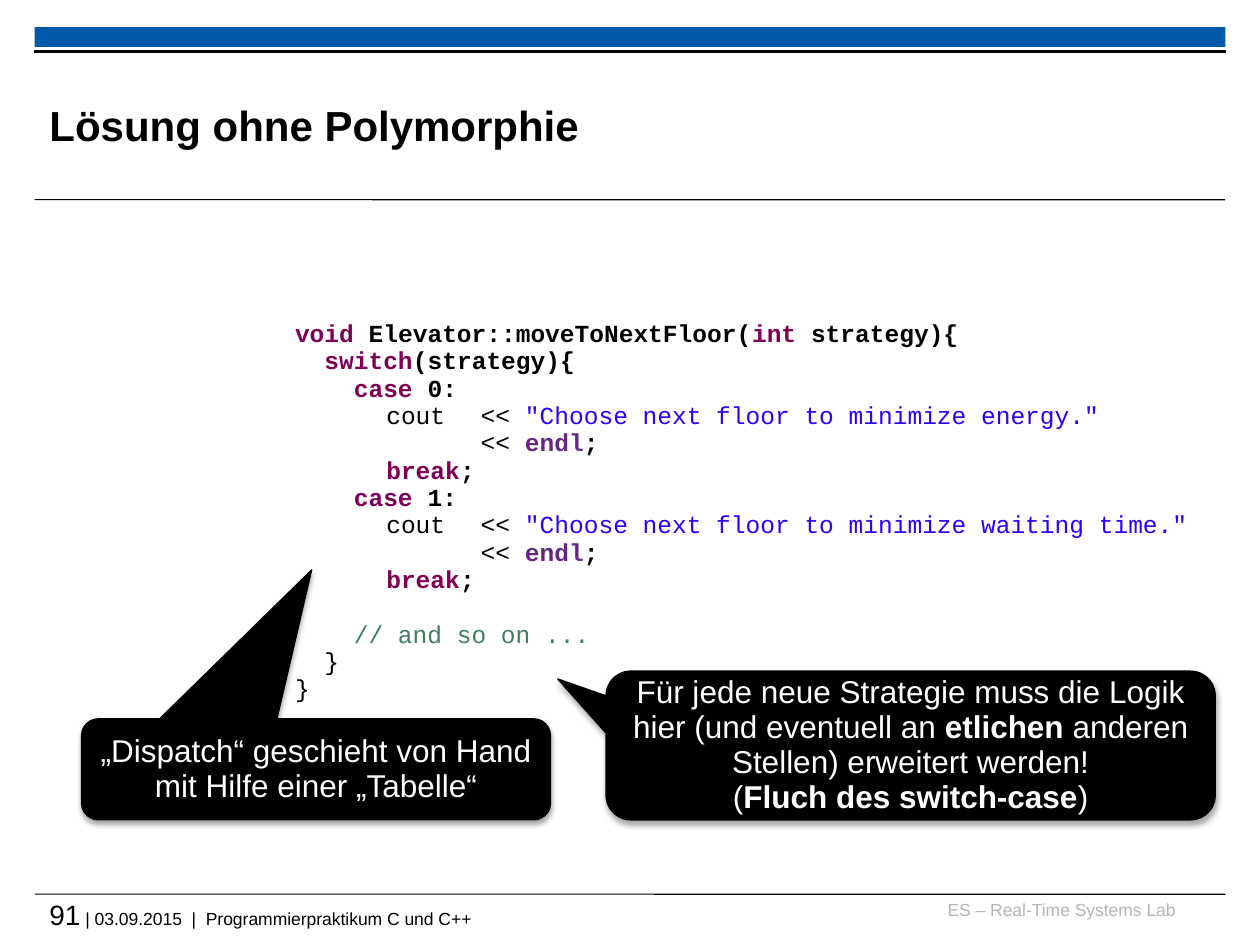
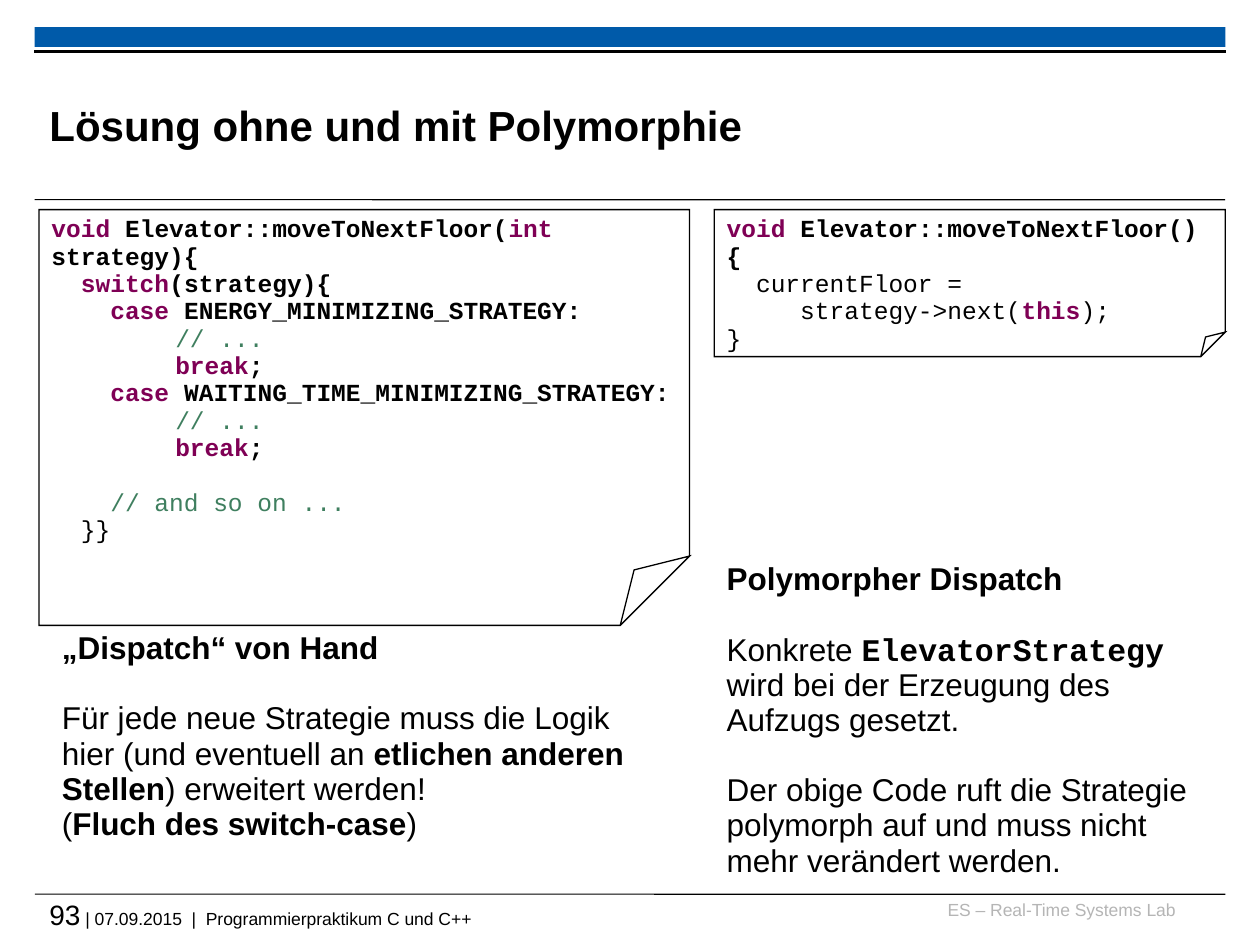
Before and after one commit to h82k/tud-cppp, a slide deck: slide 93 of vorlesung/cppp_lecture.pptx (slide 91 before the commit). Drawn at 1260x945 pixels with LibreOffice and Linux fonts; fonts in the diff are those of the drawing; background and template pictures are left out. Boxes give left, top, right and bottom in pixels: in the first picture for what was removed or moved away, otherwise in the second. Text is boxed around its words. In the diff, an @@ line names an element or a change of style, - is before the commit and + after.

```diff
--- a/vorlesung/cppp_lecture.pptx
+++ b/vorlesung/cppp_lecture.pptx
@@ title at bbox=[49, 110, 742, 150]: text changed @@
-Lösung ohne Polymorphie
+Lösung ohne und mit Polymorphie
@@ text in folded corner at bbox=[39, 209, 689, 625]: text changed @@
-}
-}
+}}
@@ folded corner "void Elevator::moveToNextFloor(int strategy){": place and size @@
-folded corner "void Elevator::moveToNextFloor(int strategy){" at bbox=[295, 324, 1187, 644]
+folded corner "void Elevator::moveToNextFloor(int strategy){" at bbox=[39, 209, 689, 625]
@@ folded corner "void Elevator::moveToNextFloor(int strategy){" at bbox=[39, 209, 689, 625]: outline none to #000000 0.75 pt @@
@@ folded corner added at bbox=[714, 209, 1226, 357], outline #000000 0.75 pt, 14 pt, text #000000, bold @@
+void Elevator::moveToNextFloor(){
+currentFloor =
+strategy->next(this);
+}
@@ text in folded corner at bbox=[110, 302, 581, 322]: text changed; text colour #2A00FF to #000000; bold on @@
-case 0:
-cout << "Choose next floor to minimize energy."
-<< endl;
+case ENERGY_MINIMIZING_STRATEGY:
+// ...
@@ text in folded corner at bbox=[110, 384, 670, 404]: text changed; text colour #2A00FF to #000000; bold on @@
-case 1:
-cout << "Choose next floor to minimize waiting time."
-<< endl;
+case WAITING_TIME_MINIMIZING_STRATEGY:
+// ...
@@ text added at bbox=[727, 567, 1187, 873], 18 pt, text #000000 @@
+Polymorpher Dispatch
+Konkrete ElevatorStrategy wird bei der Erzeugung des Aufzugs gesetzt.
+Der obige Code ruft die Strategie polymorph auf und muss nicht mehr verändert werden.
@@ text "„Dispatch“ von Hand": place and size @@
-text "„Dispatch“ von Hand" at bbox=[606, 672, 1216, 820]
+text "„Dispatch“ von Hand" at bbox=[62, 636, 623, 841]
@@ text "„Dispatch“ von Hand" at bbox=[62, 636, 623, 841]: vertical alignment middle to top; fill #000000 to none; outline #000000 0.75 pt to none; shadow off @@
@@ text at bbox=[62, 636, 379, 665]: paragraph added @@
+„Dispatch“ von Hand
@@ text at bbox=[62, 706, 623, 841]: text colour #FFFFFF to #000000 in "Für jede neue Strategie muss die Logik ..."; bold on in "anderen Stellen)"; alignment centre to left @@
@@ rounded speech box removed at bbox=[82, 718, 551, 819] @@
-„Dispatch“ geschieht von Hand mit Hilfe einer „Tabelle“
@@ text at bbox=[49, 905, 471, 929]: text changed @@
-91 | 03.09.2015 | Programmierpraktikum C und C++
+93 | 07.09.2015 | Programmierpraktikum C und C++
```
Also in this commit, not shown: 44 other slides changed, 6 slides added, 3 slides removed, 1 other file.
